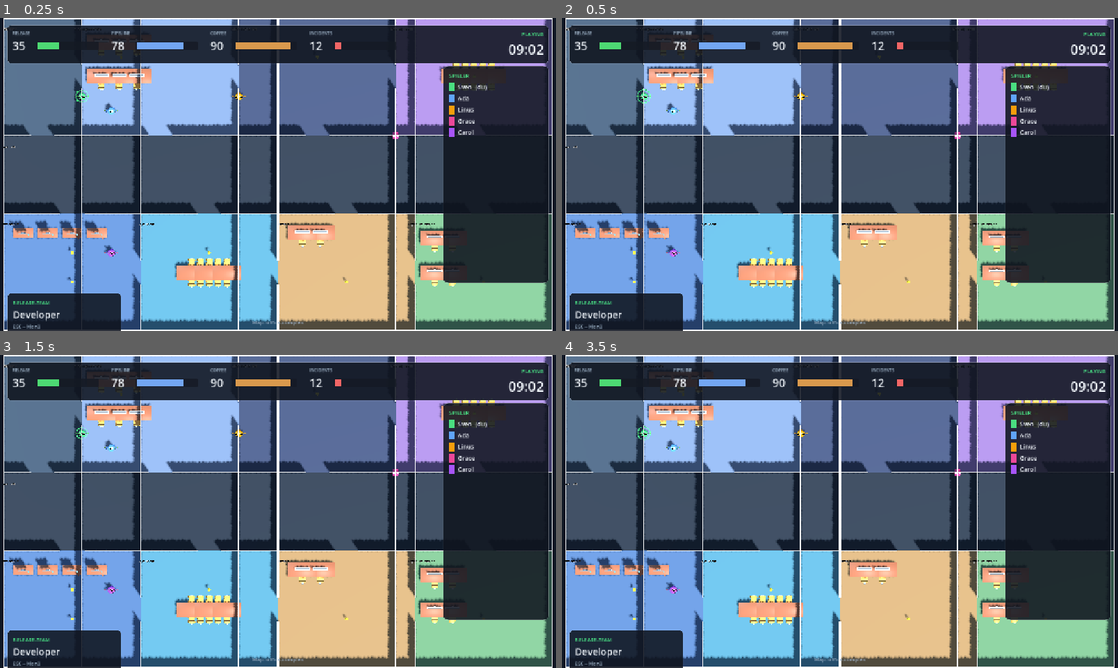
Above: before the commit, frames 1-4 (two rows, left to right).
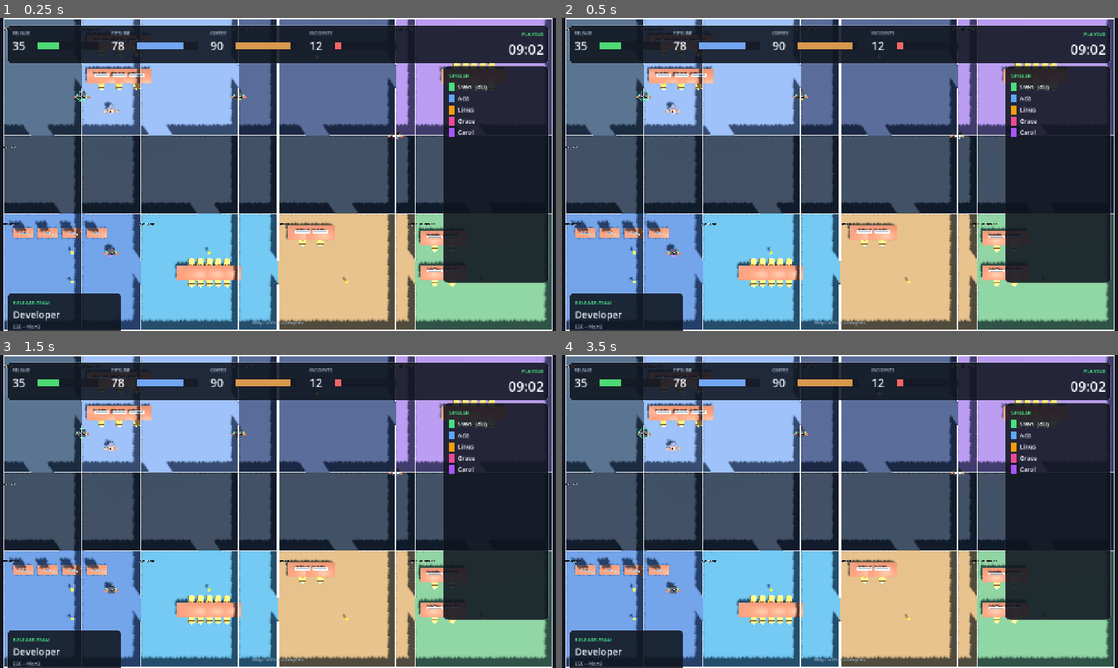
Above: after the commit, the same moments.

Repository: rausch-tech/merge-commit-mayhem
Game: Godot game, scene res://scenes/demo_world.tscn
Two runs of this game, one before a commit and one after it. Both use one fixed random seed, a clock stepped at 60 frames per second and the inputs below. This scene is started directly instead of the project's main scene.
Inputs:
- Up to frame 1 (0.25 s): no input
- Up to frame 2 (0.5 s): no input
- Up to frame 3 (1.5 s): tap Enter at 0.5 s; hold D 0.53-1.28 s; hold S from 1.28 s (still down)
- Up to frame 4 (3.5 s): tap Space at 2 s; release S at 2.03 s; hold D 2.03-2.78 s; tap Enter at 2.75 s; hold W from 2.78 s (still down)

The runs differ from the first frame. In frame 1, 0.3% of the frame differs, in the area x 13-73%, y 22-83%; in frame 2, 0.3%; in frame 3, 0.3%; in frame 4, 0.3%.

Commit message:
feat(tier4 character): six Kenney Mini Characters keyed by player color
Char-Selection wire-up — mirrors COLOR_TO_CHAR_INDEX in static/render.js und
_COLOR_PALETTE in app/game/game_room.py, sodass Godot- und HTML-Client den
gleichen Charakter pro Spielerfarbe zeigen.

- 6 Kenney Mini Character GLBs ersetzen das alte KayKit-Dummy-Setup
- Mapping: green→male-a, blue→female-c, orange→female-e, purple→female-a,
  yellow→female-b, red→male-c (Spieler 7-12 fallen auf male-a wie der HTML)
- Kenney-Modelle liefern eigene Animationen mit (walk + idle + sprint)
  — damit ist das fragile AnimationLibrary-Merging vom KayKit-Setup weg
  und Idle ist eine echte Atemloop statt T-Pose-Pause
- Body wird nicht mehr mit Spielerfarbe getintet (würde Outfit/Hair-Details
  zerstören) — stattdessen sitzt ein Color-Disc unter dem Char (gleiche
  Idee wie der ellipse-shadow in static/render.js)
- Tot/Ghost: Mesh-Transparenz auf 0.55 statt Alpha-im-Material
- KayKit Dummy.glb + Rig_Medium_MovementBasic.glb gelöscht (~900 KB)

Co-Authored-By: Claude Opus 4.7 (1M context) <noreply@anthropic.com>

Diff:
--- a/godot-3d/scripts/character.gd
+++ b/godot-3d/scripts/character.gd
@@ -1,29 +1,49 @@
 class_name Character
 extends Node3D
 
-# A renderable player character. Wraps the KayKit Dummy mesh + animations,
-# applies a color tint via material override, and animates between Idle/Walking
-# based on movement.
+# A renderable player character. Picks one of six Kenney Mini Character meshes
+# based on player.color (mirrors COLOR_TO_CHAR_INDEX in static/render.js so
+# Godot and the HTML client show the same character per color), animates
+# between idle/walk based on movement, and shows a player-colored ground disc
+# for identity (since we no longer tint the body).
 #
 # The world.gd is responsible for:
 #   - Calling push_target(server_x, server_y) when game_state arrives
 #   - Calling set_player_data(name, color_hex, is_alive) on lobby_state
 #   - Setting `is_self = true` for the local player so we can highlight it.
 
-const DUMMY_SCENE: PackedScene = preload("res://assets/character/Dummy.glb")
-const ANIM_SCENE: PackedScene = preload("res://assets/character/Rig_Medium_MovementBasic.glb")
+# Six characters, one per color in _COLOR_PALETTE order. Spielers 7-12 fall
+# through to index 0 (default) — same fallback as the HTML render.
+const CHARACTER_SCENES: Array[PackedScene] = [
+	preload("res://assets/character/kenney_mini/character-male-a.glb"),    # 0 green
+	preload("res://assets/character/kenney_mini/character-female-c.glb"),  # 1 blue
+	preload("res://assets/character/kenney_mini/character-female-e.glb"),  # 2 orange
+	preload("res://assets/character/kenney_mini/character-female-a.glb"),  # 3 purple
+	preload("res://assets/character/kenney_mini/character-female-b.glb"),  # 4 yellow
+	preload("res://assets/character/kenney_mini/character-male-c.glb"),    # 5 red
+]
+# Mirrors static/render.js COLOR_TO_CHAR_INDEX and game_room.py _COLOR_PALETTE.
+const COLOR_TO_INDEX: Dictionary = {
+	"#4ade80": 0,  # green
+	"#60a5fa": 1,  # blue
+	"#fb923c": 2,  # orange
+	"#c084fc": 3,  # purple
+	"#facc15": 4,  # yellow
+	"#f87171": 5,  # red
+}
 
 # Movement smoothing — target is updated at 20 Hz, we lerp every frame.
 const POSITION_LERP_SPEED: float = 14.0
 const ROTATION_LERP_SPEED: float = 10.0
 const MOVE_DEADZONE: float = 0.04
-const NAMEPLATE_HEIGHT: float = 3.4
+const NAMEPLATE_HEIGHT: float = 2.4
+const CHARACTER_SCALE: float = 2.2  # Kenney Mini chars are tiny raw, scale up
 
 const COLOR_SELF_RING: Color = Color(0.30, 0.95, 0.50)
-
-# Footstep sounds — 5 carpet variants, randomized per step. Step rhythm is
-# decoupled from the walk anim so all chars sound natural even across slight
-# cycle desyncs.
+const DISC_OUTER_RADIUS: float = 0.42
+const DISC_INNER_RADIUS: float = 0.28
+
+# Footstep sounds — 5 carpet variants, randomized per step.
 const FOOTSTEP_SOUNDS: Array[AudioStream] = [
 	preload("res://assets/audio/footsteps/footstep_carpet_000.ogg"),
 	preload("res://assets/audio/footsteps/footstep_carpet_001.ogg"),
@@ -31,15 +51,13 @@
 	preload("res://assets/audio/footsteps/footstep_carpet_003.ogg"),
 	preload("res://assets/audio/footsteps/footstep_carpet_004.ogg"),
 ]
-const FOOTSTEP_INTERVAL: float = 0.38  # seconds between steps while walking
+const FOOTSTEP_INTERVAL: float = 0.38
 const FOOTSTEP_VOLUME_DB: float = -14.0
-const FOOTSTEP_MAX_DISTANCE: float = 12.0  # falls off past this many world units
-
-# Animation names tried in order; first match wins.
-const ANIM_WALK_PRIORITY: Array = ["Walking_A", "Walking_B", "Walking_C", "Running_A", "Running_B"]
-# KayKit Rig_Medium_MovementBasic has no real idle. Falling back to T-Pose looks
-# rigid — instead we just stop the animation when idle so the character keeps
-# the last frame of its previous walk/idle blend.
+const FOOTSTEP_MAX_DISTANCE: float = 12.0
+
+# Kenney Mini Characters animation library — names are lowercase shorts.
+const ANIM_WALK_PRIORITY: Array = ["walk", "sprint"]
+const ANIM_IDLE_PRIORITY: Array = ["idle", "static"]
 
 @export var is_self: bool = false
 
@@ -53,10 +71,13 @@
 var _dummy: Node3D
 var _anim_player: AnimationPlayer
 var _walk_anim: String = ""
+var _idle_anim: String = ""
 var _current_anim: String = ""
 var _facing: float = 0.0
 var _nameplate: Label3D
 var _self_ring: MeshInstance3D
+var _color_disc: MeshInstance3D
+var _disc_material: StandardMaterial3D
 var _footstep_player: AudioStreamPlayer3D
 var _footstep_timer: float = 0.0
 var _rng: RandomNumberGenerator = RandomNumberGenerator.new()
@@ -69,30 +90,26 @@
 	is_self = is_self_
 
 func _ready() -> void:
-	_dummy = DUMMY_SCENE.instantiate() as Node3D
+	# Pick mesh based on player color — fall through to index 0 if unknown.
+	var idx: int = int(COLOR_TO_INDEX.get(_color_hex, 0))
+	_dummy = CHARACTER_SCENES[idx].instantiate() as Node3D
 	add_child(_dummy)
-	# KayKit Dummy is ~1.7 units tall raw; scale up so we read clearly when the
-	# camera is parked aerial. WORLD_SCALE=0.01 means 1 server-pixel = 1cm in
-	# our world, and a 0.6m-tall character would barely be a pixel from above.
-	_dummy.scale = Vector3(0.7, 0.7, 0.7)
-
-	# Dummy.glb ships without an AnimationPlayer — create one and feed it the
-	# library from Rig_Medium_MovementBasic.glb. Both share the same Rig_Medium
-	# skeleton so the bone-targeted tracks resolve cleanly.
+	_dummy.scale = Vector3(CHARACTER_SCALE, CHARACTER_SCALE, CHARACTER_SCALE)
+
+	# Kenney Mini Characters ship with their own AnimationPlayer + walk/idle.
 	_anim_player = _dummy.find_child("AnimationPlayer", true, false) as AnimationPlayer
-	if _anim_player == null:
-		_anim_player = AnimationPlayer.new()
-		_anim_player.name = "AnimationPlayer"
-		_dummy.add_child(_anim_player)
-	_setup_animations(_anim_player)
-	_walk_anim = _pick_animation(ANIM_WALK_PRIORITY)
-
-	_apply_color_tint()
+	if _anim_player != null:
+		_walk_anim = _pick_animation(ANIM_WALK_PRIORITY)
+		_idle_anim = _pick_animation(ANIM_IDLE_PRIORITY)
+		if _idle_anim != "":
+			_play_anim(_idle_anim)
+
+	_build_color_disc()
+	_apply_alive_state()
 	_build_nameplate()
 	_build_self_ring()
 	_build_footstep_player()
 	_rng.randomize()
-	# Start at target so we don't slide in from origin
 	_dummy.position = Vector3.ZERO
 	_last_pos = global_position
 
@@ -109,7 +126,9 @@
 	if name_changed:
 		_update_nameplate_text()
 	if color_changed and is_inside_tree():
-		_apply_color_tint()
+		# Color is fixed at spawn — if it ever changes mid-game we'd have to
+		# swap the mesh too. Just refresh the disc tint for now.
+		_refresh_disc_color()
 	if alive_changed and is_inside_tree():
 		_apply_alive_state()
 
@@ -135,40 +154,15 @@
 			_play_footstep()
 			_footstep_timer = FOOTSTEP_INTERVAL
 	else:
-		# Pause on idle — keeps the last walk-frame instead of snapping to T-Pose.
-		if _current_anim != "" and _anim_player != null and _anim_player.is_playing():
-			_anim_player.pause()
-			_current_anim = ""
-		_footstep_timer = 0.0  # next move triggers a step immediately
+		if _idle_anim != "" and _current_anim != _idle_anim:
+			_play_anim(_idle_anim)
+		_footstep_timer = 0.0
 
 	if _self_ring != null:
-		# Floating ring pulse
 		var pulse: float = 1.0 + 0.1 * sin(Time.get_ticks_msec() / 250.0)
 		_self_ring.scale = Vector3(pulse, 1.0, pulse)
 
-# -- Animation setup ---------------------------------------------------------
-
-func _setup_animations(player: AnimationPlayer) -> void:
-	var src := ANIM_SCENE.instantiate() as Node3D
-	add_child(src)
-	var src_player := src.find_child("AnimationPlayer", true, false) as AnimationPlayer
-	if src_player == null:
-		push_warning("character: animation source has no AnimationPlayer")
-		src.queue_free()
-		return
-	for lib_name in src_player.get_animation_library_list():
-		var src_lib: AnimationLibrary = src_player.get_animation_library(lib_name)
-		if src_lib == null:
-			continue
-		# Merge into our player. If a library with same name exists, replace it.
-		if player.has_animation_library(lib_name):
-			player.remove_animation_library(lib_name)
-		# Make a deep copy so the source can be freed safely.
-		var copy := AnimationLibrary.new()
-		for anim_name in src_lib.get_animation_list():
-			copy.add_animation(anim_name, src_lib.get_animation(anim_name))
-		player.add_animation_library(lib_name, copy)
-	src.queue_free()
+# -- Animation lookup --------------------------------------------------------
 
 func _pick_animation(candidates: Array) -> String:
 	if _anim_player == null:
@@ -179,7 +173,6 @@
 			return qualified
 	return ""
 
-# Animations may live in the "" or any other library. Look up the first match.
 func _qualified_anim(short_name: String) -> String:
 	if _anim_player.has_animation(short_name):
 		return short_name
@@ -201,32 +194,37 @@
 
 # -- Visual decoration -------------------------------------------------------
 
-func _apply_color_tint() -> void:
-	if _dummy == null:
+func _build_color_disc() -> void:
+	_color_disc = MeshInstance3D.new()
+	_color_disc.name = "ColorDisc"
+	var torus := TorusMesh.new()
+	torus.inner_radius = DISC_INNER_RADIUS
+	torus.outer_radius = DISC_OUTER_RADIUS
+	torus.rings = 24
+	torus.ring_segments = 6
+	_color_disc.mesh = torus
+	_disc_material = StandardMaterial3D.new()
+	_disc_material.transparency = BaseMaterial3D.TRANSPARENCY_ALPHA
+	_disc_material.emission_enabled = true
+	_color_disc.material_override = _disc_material
+	_color_disc.position.y = 0.04
+	add_child(_color_disc)
+	_refresh_disc_color()
+
+func _refresh_disc_color() -> void:
+	if _disc_material == null:
 		return
 	var col := _parse_color(_color_hex)
+	col.a = 0.85
+	_disc_material.albedo_color = col
+	_disc_material.emission = col
+	_disc_material.emission_energy_multiplier = 0.4
+
+func _apply_alive_state() -> void:
+	# Dead = ghost: every mesh-instance turns translucent. Live = full opacity.
+	var transparency: float = 0.0 if _is_alive else 0.55
 	for mesh in _find_mesh_instances(_dummy):
-		var mat_override := StandardMaterial3D.new()
-		var existing_mat: Material = mesh.get_active_material(0)
-		if existing_mat is StandardMaterial3D:
-			var existing := existing_mat as StandardMaterial3D
-			# Preserve KayKit's albedo texture, multiply via modulate.
-			mat_override.albedo_texture = existing.albedo_texture
-			mat_override.albedo_color = col
-		else:
-			mat_override.albedo_color = col
-		mat_override.metallic = 0.05
-		mat_override.roughness = 0.55
-		if not _is_alive:
-			mat_override.albedo_color.a = 0.45
-		mesh.material_override = mat_override
-
-func _apply_alive_state() -> void:
-	for mesh in _find_mesh_instances(_dummy):
-		var mat: Material = mesh.material_override
-		if mat is StandardMaterial3D:
-			var sm := mat as StandardMaterial3D
-			sm.albedo_color.a = 1.0 if _is_alive else 0.45
+		mesh.transparency = transparency
 
 func _build_nameplate() -> void:
 	_nameplate = Label3D.new()
@@ -249,18 +247,18 @@
 	_self_ring = MeshInstance3D.new()
 	_self_ring.name = "SelfRing"
 	var torus := TorusMesh.new()
-	torus.inner_radius = 0.55
-	torus.outer_radius = 0.65
+	torus.inner_radius = DISC_OUTER_RADIUS + 0.03
+	torus.outer_radius = DISC_OUTER_RADIUS + 0.10
 	torus.rings = 24
-	torus.ring_segments = 8
+	torus.ring_segments = 6
 	_self_ring.mesh = torus
 	var mat := StandardMaterial3D.new()
 	mat.albedo_color = COLOR_SELF_RING
 	mat.emission_enabled = true
 	mat.emission = COLOR_SELF_RING
-	mat.emission_energy_multiplier = 0.6
+	mat.emission_energy_multiplier = 0.7
 	_self_ring.material_override = mat
-	_self_ring.position.y = 0.05
+	_self_ring.position.y = 0.06
 	add_child(_self_ring)
 
 func _find_mesh_instances(root: Node) -> Array:
@@ -281,7 +279,6 @@
 	_footstep_player.name = "FootstepPlayer"
 	_footstep_player.volume_db = FOOTSTEP_VOLUME_DB
 	_footstep_player.max_distance = FOOTSTEP_MAX_DISTANCE
-	# Slight pitch jitter per character so it doesn't sound like a metronome.
 	_footstep_player.pitch_scale = 0.95 + 0.10 * _rng.randf()
 	add_child(_footstep_player)
 
Binary file removed: godot-3d/assets/character/Dummy.glb
Binary file removed: godot-3d/assets/character/Dummy_prototypebits_texture.png
Binary file removed: godot-3d/assets/character/Rig_Medium_MovementBasic.glb
Not shown, added: godot-3d/assets/character/kenney_mini/License.txt
Binary file added: godot-3d/assets/character/kenney_mini/Textures/colormap.png
Binary file added: godot-3d/assets/character/kenney_mini/character-female-a.glb
Binary file added: godot-3d/assets/character/kenney_mini/character-female-b.glb
Binary file added: godot-3d/assets/character/kenney_mini/character-female-c.glb
Binary file added: godot-3d/assets/character/kenney_mini/character-female-e.glb
Binary file added: godot-3d/assets/character/kenney_mini/character-male-a.glb
Binary file added: godot-3d/assets/character/kenney_mini/character-male-c.glb
Not shown, changed: ASSET_LICENSE.md
